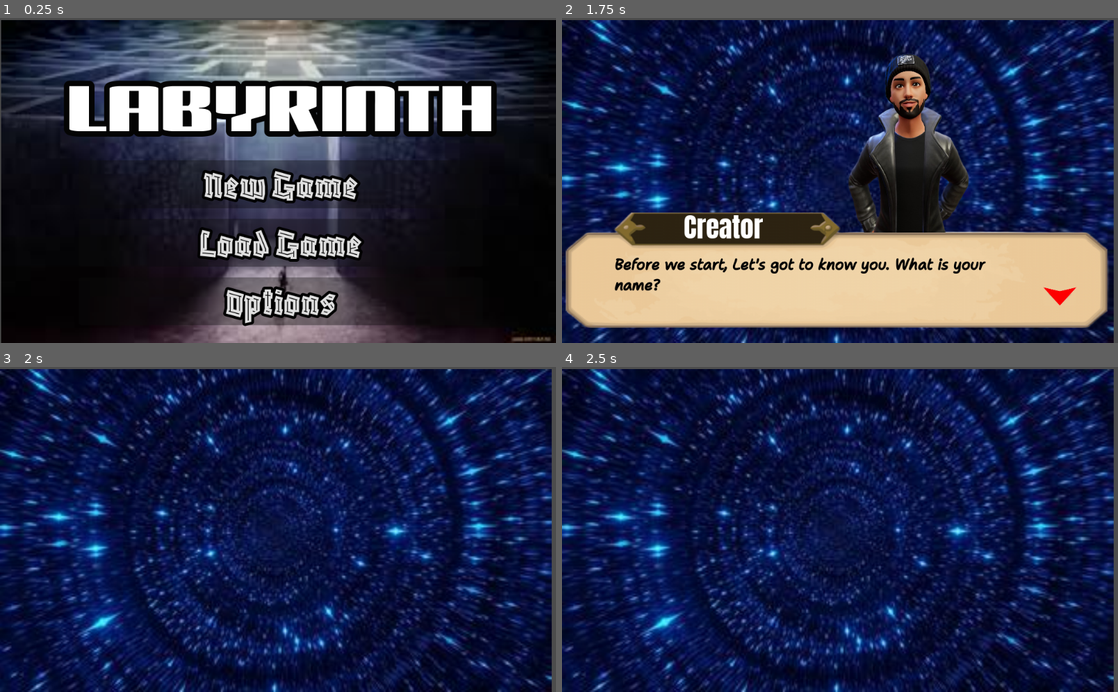
Above: before the commit, frames 1-4 (two rows, left to right).
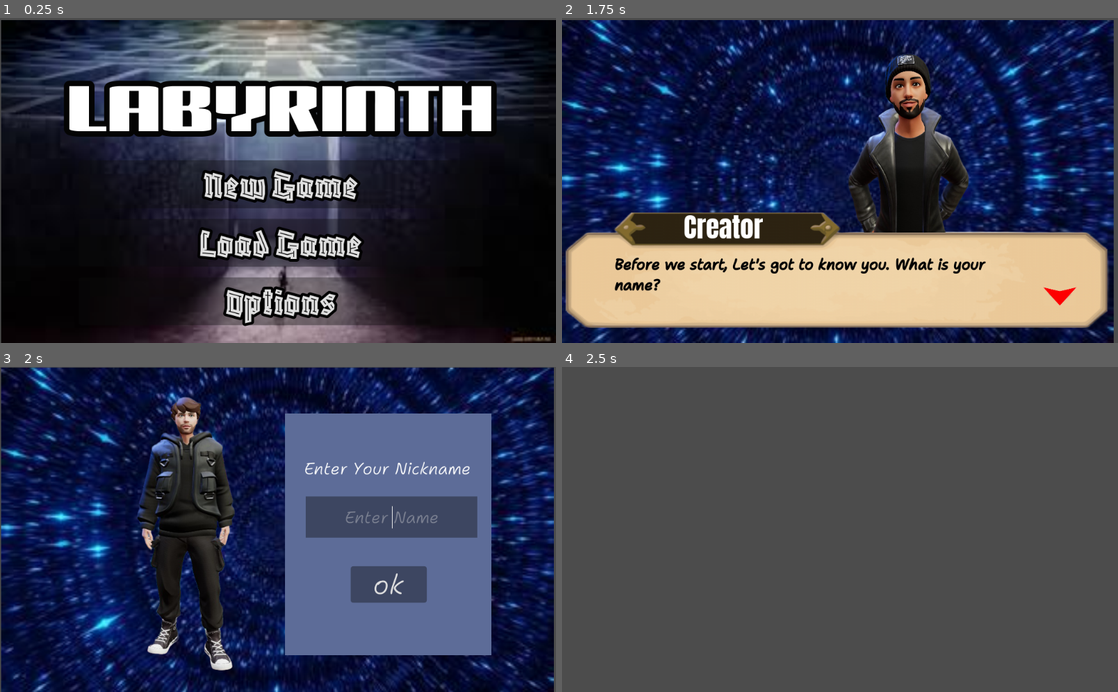
Above: after the commit, the same moments.

Repository: raunit-02/naYana-Labyrinth
Game: Godot game, scene res://main menu.tscn
Same seed, same stepped clock (60 frames per second), same inputs: the game is played once before the commit and once after it. The project has no main scene, so this scene is started directly.
Inputs (mouse positions are in pixels of both pictures, inside the frame that each line leads up to):
- Up to frame 1 (0.25 s): no input
- Up to frame 2 (1.75 s): click "New Game" at 0.5 s; tap Enter (ui_accept) at 1.25, 1.35, 1.52 s
- Up to frame 3 (2 s): tap Enter (ui_accept) at 1.82 s
- Up to frame 4 (2.5 s): click (951, 584) at 2 s, where only the run after the commit has a clickable "ok"

Frames 1-2 are identical in both runs. In frame 3, 42% of the frame differs, in the area x 0-100%, y 0-100%; in frame 4, 99%.

Commit message:
Player intro

Diff:
--- a/Labyrinth/DialougeBox.gd
+++ b/Labyrinth/DialougeBox.gd
@@ -39,7 +39,8 @@
 func nextPhrase() -> void:
 	if phraseNum >= len(dialog):
 		queue_free()
-		return
+		var a = get_tree().change_scene("res://playerIntro.tscn")
+		return a
 
 	finished = false
 
--- /dev/null
+++ b/Labyrinth/Namebox.gd
@@ -0,0 +1,18 @@
+extends Control
+
+onready var line_edit = get_node("PlayerName")
+var playerName=" "
+func _ready():
+	line_edit.grab_focus()
+
+func _on_Button_pressed():
+	playerName = (line_edit.text)
+	queue_free()
+	savepn(playerName)
+	get_tree().change_scene("res://intro2.tscn")
+
+func savepn(datatosave):
+	var file = File.new()
+	file.open("res://user_data/playerName", File.WRITE)
+	file.store_string(playerName)
+	file.close()
--- a/Labyrinth/intro.tscn
+++ b/Labyrinth/intro.tscn
@@ -49,7 +49,7 @@
 "values": [ Vector2( 917, 520.625 ), Vector2( 917, 525.625 ) ]
 }
 
-[node name="Node2D" type="Node2D"]
+[node name="intro" type="Node2D"]
 
 [node name="MarginContainer" type="MarginContainer" parent="."]
 margin_right = 1024.0
@@ -99,7 +99,7 @@
 texture = ExtResource( 7 )
 
 [node name="Indicator" type="Sprite" parent="Control/DialougeBox"]
-position = Vector2( 917, 521.727 )
+position = Vector2( 917, 524.146 )
 scale = Vector2( 0.637778, 0.352222 )
 texture = ExtResource( 4 )
 
--- /dev/null
+++ b/Labyrinth/intro2.tscn
@@ -0,0 +1,3 @@
+[gd_scene format=2]
+
+[node name="intro2" type="Node2D"]
--- /dev/null
+++ b/Labyrinth/playerIntro.tscn
@@ -0,0 +1,122 @@
+[gd_scene load_steps=15 format=2]
+
+[ext_resource path="res://resources/images/introbgf.jpeg" type="Texture" id=1]
+[ext_resource path="res://resources/fonts/ShantellSans-Italic-VariableFont_BNCE,INFM,SPAC,wght.ttf" type="DynamicFontData" id=2]
+[ext_resource path="res://resources/2D_models/Characters/player/playerNetural.png" type="Texture" id=3]
+[ext_resource path="res://resources/images/clearButton.png" type="Texture" id=4]
+[ext_resource path="res://Namebox.gd" type="Script" id=5]
+
+[sub_resource type="DynamicFont" id=1]
+size = 30
+font_data = ExtResource( 2 )
+
+[sub_resource type="DynamicFont" id=14]
+size = 30
+font_data = ExtResource( 2 )
+
+[sub_resource type="StyleBoxEmpty" id=11]
+
+[sub_resource type="StyleBoxEmpty" id=12]
+
+[sub_resource type="StyleBoxEmpty" id=13]
+
+[sub_resource type="DynamicFont" id=3]
+size = 50
+font_data = ExtResource( 2 )
+
+[sub_resource type="StyleBoxFlat" id=4]
+bg_color = Color( 0, 0, 0, 0.490196 )
+corner_radius_top_left = 5
+corner_radius_top_right = 5
+corner_radius_bottom_right = 5
+corner_radius_bottom_left = 5
+
+[sub_resource type="StyleBoxFlat" id=5]
+bg_color = Color( 0, 0, 0, 0.686275 )
+corner_radius_top_left = 5
+corner_radius_top_right = 5
+corner_radius_bottom_right = 5
+corner_radius_bottom_left = 5
+
+[sub_resource type="StyleBoxFlat" id=6]
+bg_color = Color( 0.0431373, 0.0431373, 0.0431373, 0.392157 )
+corner_radius_top_left = 5
+corner_radius_top_right = 5
+corner_radius_bottom_right = 5
+corner_radius_bottom_left = 5
+
+[node name="playerIntro" type="Node2D"]
+
+[node name="MarginContainer" type="MarginContainer" parent="."]
+margin_right = 1026.0
+margin_bottom = 597.0
+
+[node name="Sprite" type="Sprite" parent="."]
+position = Vector2( 511, 302 )
+scale = Vector2( 2.85955, 3.01 )
+texture = ExtResource( 1 )
+
+[node name="PlayerNetural" type="Sprite" parent="."]
+position = Vector2( 347, 280 )
+scale = Vector2( 0.816, 0.793333 )
+texture = ExtResource( 3 )
+
+[node name="Control" type="Control" parent="."]
+margin_right = 1020.0
+margin_bottom = 603.0
+script = ExtResource( 5 )
+
+[node name="Namebox" type="ColorRect" parent="Control"]
+margin_left = 525.0
+margin_top = 86.0
+margin_right = 905.0
+margin_bottom = 532.0
+color = Color( 0.368627, 0.427451, 0.6, 1 )
+
+[node name="Label" type="Label" parent="Control"]
+margin_left = 522.0
+margin_top = 119.0
+margin_right = 906.0
+margin_bottom = 256.0
+custom_fonts/font = SubResource( 1 )
+text = "Enter Your Nickname"
+align = 1
+valign = 1
+
+[node name="ColorRect" type="ColorRect" parent="Control"]
+margin_left = 563.0
+margin_top = 239.0
+margin_right = 879.0
+margin_bottom = 315.0
+color = Color( 0.0431373, 0.0431373, 0.0431373, 0.392157 )
+
+[node name="PlayerName" type="LineEdit" parent="Control"]
+margin_left = 572.0
+margin_top = 245.0
+margin_right = 872.0
+margin_bottom = 311.0
+custom_fonts/font = SubResource( 14 )
+custom_icons/clear = ExtResource( 4 )
+custom_styles/read_only = SubResource( 11 )
+custom_styles/focus = SubResource( 12 )
+custom_styles/normal = SubResource( 13 )
+align = 1
+max_length = 20
+clear_button_enabled = true
+placeholder_text = "Enter Name"
+placeholder_alpha = 0.4
+
+[node name="Button" type="Button" parent="Control"]
+margin_left = 646.0
+margin_top = 368.0
+margin_right = 786.0
+margin_bottom = 433.0
+size_flags_horizontal = 3
+size_flags_vertical = 3
+custom_fonts/font = SubResource( 3 )
+custom_styles/hover = SubResource( 4 )
+custom_styles/pressed = SubResource( 5 )
+custom_styles/normal = SubResource( 6 )
+text = "ok"
+
+[connection signal="pressed" from="Control/Button" to="Control" method="_on_Button_pressed"]
Binary file added: Labyrinth/resources/2D_models/Characters/player/playerNetural.png
Not shown, added: Labyrinth/resources/2D_models/Characters/player/playerNetural.png.import
Binary file added: Labyrinth/resources/images/clearButton.png
Not shown, added: Labyrinth/resources/images/clearButton.png.import
